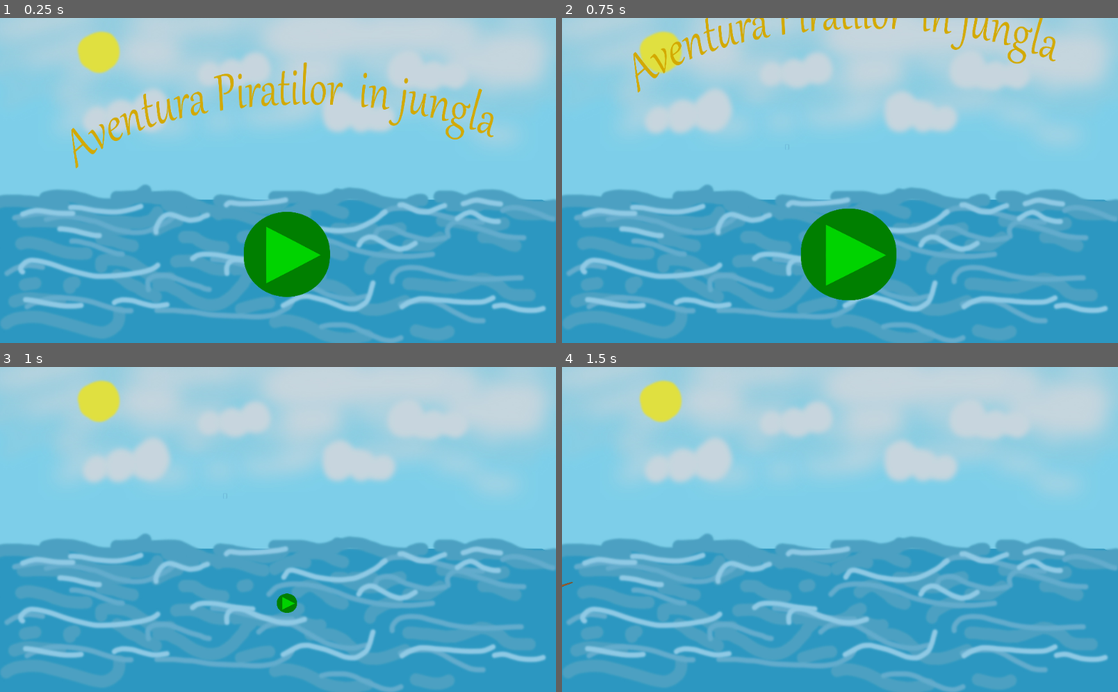
Above: before the commit, frames 1-4 (two rows, left to right).
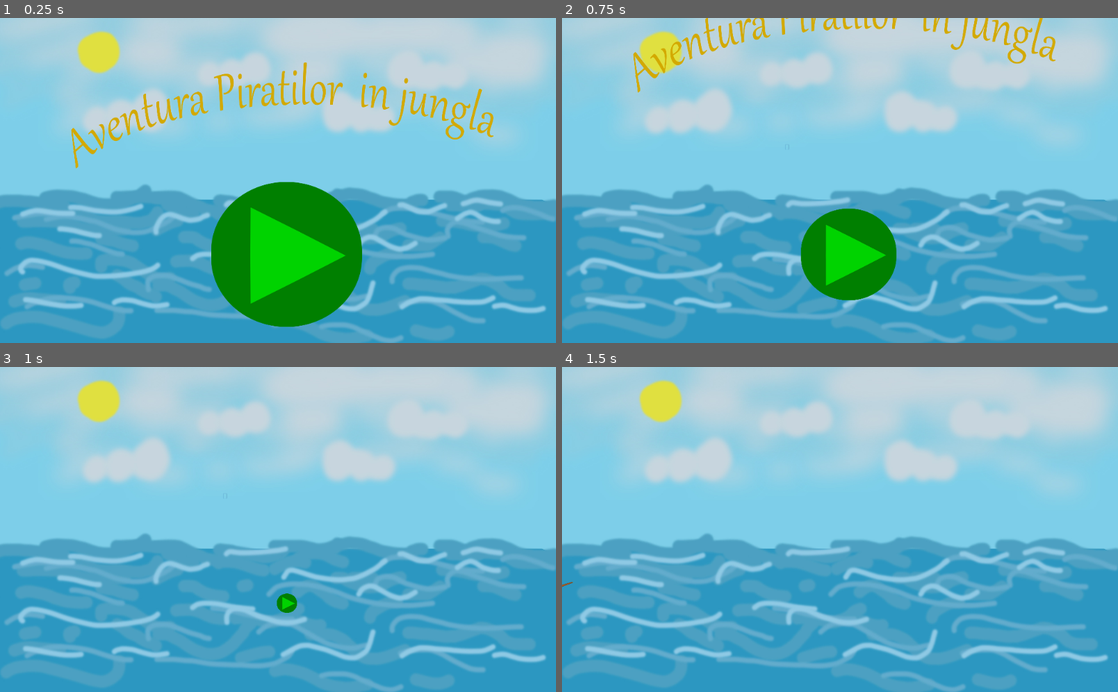
Above: after the commit, the same moments.

Repository: Team-STRAND/DISS_prototype
Game: Godot game, scene res://sea.tscn
Same seed, same stepped clock (60 frames per second), same inputs: the game is played once before the commit and once after it.
Inputs (mouse positions are in pixels of both pictures, inside the frame that each line leads up to):
- Up to frame 1 (0.25 s): no input
- Up to frame 2 (0.75 s): click (784, 148) at 0.5 s
- Up to frame 3 (1 s): no input
- Up to frame 4 (1.5 s): no input

The runs differ from the first frame. In frame 1, 7.9% of the frame differs, in the area x 38-66%, y 50-96%; in frame 2, nothing differs; in frame 3, nothing differs; in frame 4, nothing differs.

Commit message:
woodsscene

Diff:
--- a/RiverScene.tscn
+++ b/RiverScene.tscn
@@ -38,12 +38,12 @@
 }
 
 [node name="FishYellow" type="TextureRect" parent="."]
-margin_left = -189.084
-margin_top = -2.95639e-05
-margin_right = 1011.92
-margin_bottom = 980.0
+margin_left = -220.513
+margin_top = -16.8369
+margin_right = 980.487
+margin_bottom = 963.163
 rect_rotation = 32.9076
-rect_scale = Vector2( -0.0882641, 0.0666443 )
+rect_scale = Vector2( -0.0489013, 0.0522934 )
 rect_pivot_offset = Vector2( 584.359, 429.96 )
 texture = ExtResource( 6 )
 __meta__ = {
@@ -51,10 +51,10 @@
 }
 
 [node name="FishOrange" type="TextureRect" parent="."]
-margin_left = 305.626
-margin_top = 287.788
-margin_right = 905.626
-margin_bottom = 887.788
+margin_left = 143.992
+margin_top = 200.236
+margin_right = 743.992
+margin_bottom = 800.236
 rect_rotation = 31.4883
 rect_scale = Vector2( 0.174672, 0.132743 )
 rect_pivot_offset = Vector2( 317.977, 274.174 )
--- a/Ship.gd
+++ b/Ship.gd
@@ -12,3 +12,6 @@
 func _process(delta):
 	if(start):
 		parent.set_offset(parent.get_offset() + 100 * delta)
+
+		if(parent.unit_offset==1):
+			get_tree().change_scene("res://ShapesScene.tscn")
--- /dev/null
+++ b/WoodsScene.tscn
@@ -0,0 +1,104 @@
+[gd_scene load_steps=9 format=2]
+
+[ext_resource path="res://assets/woods.jpeg" type="Texture" id=1]
+[ext_resource path="res://assets/dog.png" type="Texture" id=2]
+[ext_resource path="res://assets/lion.png" type="Texture" id=3]
+[ext_resource path="res://assets/pirate_girl.png" type="Texture" id=4]
+[ext_resource path="res://assets/pirate_blue.png" type="Texture" id=5]
+[ext_resource path="res://assets/giraffe.png" type="Texture" id=6]
+[ext_resource path="res://assets/cat.png" type="Texture" id=7]
+[ext_resource path="res://assets/pirate_red.png" type="Texture" id=8]
+
+[node name="WoodsScene" type="Node2D"]
+
+[node name="Background" type="TextureRect" parent="."]
+margin_right = 40.0
+margin_bottom = 40.0
+rect_scale = Vector2( 0.422258, 0.418418 )
+texture = ExtResource( 1 )
+__meta__ = {
+"_edit_use_anchors_": false
+}
+
+[node name="PirateRed" type="TextureRect" parent="."]
+margin_left = -308.836
+margin_top = -12.0723
+margin_right = 477.166
+margin_bottom = 1017.93
+rect_scale = Vector2( 0.18884, 0.168363 )
+rect_pivot_offset = Vector2( 373.811, 517.926 )
+texture = ExtResource( 8 )
+__meta__ = {
+"_edit_use_anchors_": false
+}
+
+[node name="PirateBlue" type="TextureRect" parent="."]
+margin_left = -189.401
+margin_top = -98.048
+margin_right = 767.599
+margin_bottom = 961.952
+rect_scale = Vector2( 0.17864, 0.171665 )
+rect_pivot_offset = Vector2( 483.133, 617.374 )
+texture = ExtResource( 5 )
+__meta__ = {
+"_edit_use_anchors_": false
+}
+
+[node name="PirateGirl" type="TextureRect" parent="."]
+margin_left = -297.353
+margin_top = -45.961
+margin_right = 659.647
+margin_bottom = 1014.04
+rect_scale = Vector2( 0.146446, 0.149545 )
+rect_pivot_offset = Vector2( 477.248, 561.536 )
+texture = ExtResource( 4 )
+__meta__ = {
+"_edit_use_anchors_": false
+}
+
+[node name="Dog" type="TextureButton" parent="."]
+margin_left = 166.31
+margin_top = 239.385
+margin_right = 766.31
+margin_bottom = 839.385
+rect_scale = Vector2( 0.164103, 0.14864 )
+rect_pivot_offset = Vector2( 314.184, 309.432 )
+texture_normal = ExtResource( 2 )
+__meta__ = {
+"_edit_use_anchors_": false
+}
+
+[node name="Giraffe" type="TextureButton" parent="."]
+margin_left = 293.562
+margin_top = 154.97
+margin_right = 893.562
+margin_bottom = 754.97
+rect_scale = Vector2( 0.358079, 0.47807 )
+rect_pivot_offset = Vector2( 296.545, 291.793 )
+texture_normal = ExtResource( 6 )
+__meta__ = {
+"_edit_use_anchors_": false
+}
+
+[node name="Cat" type="TextureButton" parent="."]
+margin_left = -561.94
+margin_top = -773.064
+margin_right = 1938.06
+margin_bottom = 1726.94
+rect_scale = Vector2( 0.0422575, 0.0393574 )
+rect_pivot_offset = Vector2( 1252.41, 1327.51 )
+texture_normal = ExtResource( 7 )
+__meta__ = {
+"_edit_use_anchors_": false
+}
+
+[node name="Lion" type="TextureButton" parent="."]
+margin_left = 766.504
+margin_top = 431.335
+margin_right = 1856.5
+margin_bottom = 1521.34
+rect_scale = Vector2( 0.152163, 0.1421 )
+texture_normal = ExtResource( 3 )
+__meta__ = {
+"_edit_use_anchors_": false
+}
--- a/sea.tscn
+++ b/sea.tscn
@@ -92,7 +92,6 @@
 margin_top = 136.0
 margin_right = 460.0
 margin_bottom = 659.0
-rect_scale = Vector2( 0.571813, 0.586303 )
 rect_pivot_offset = Vector2( 251.111, 261.024 )
 texture = ExtResource( 2 )
 __meta__ = {
